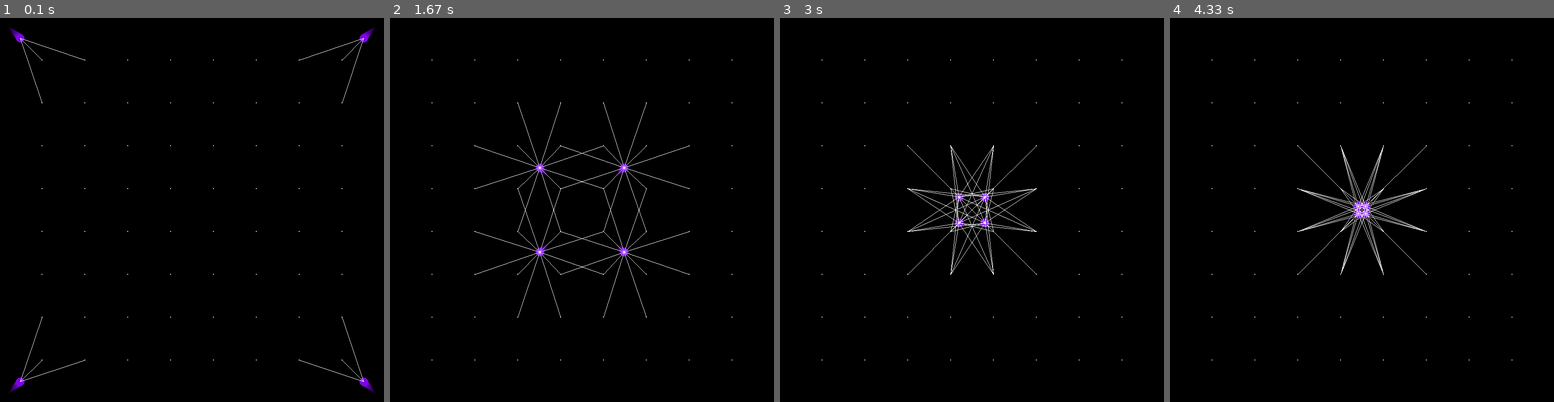
Above: before the commit, frames 1-4 (left to right).
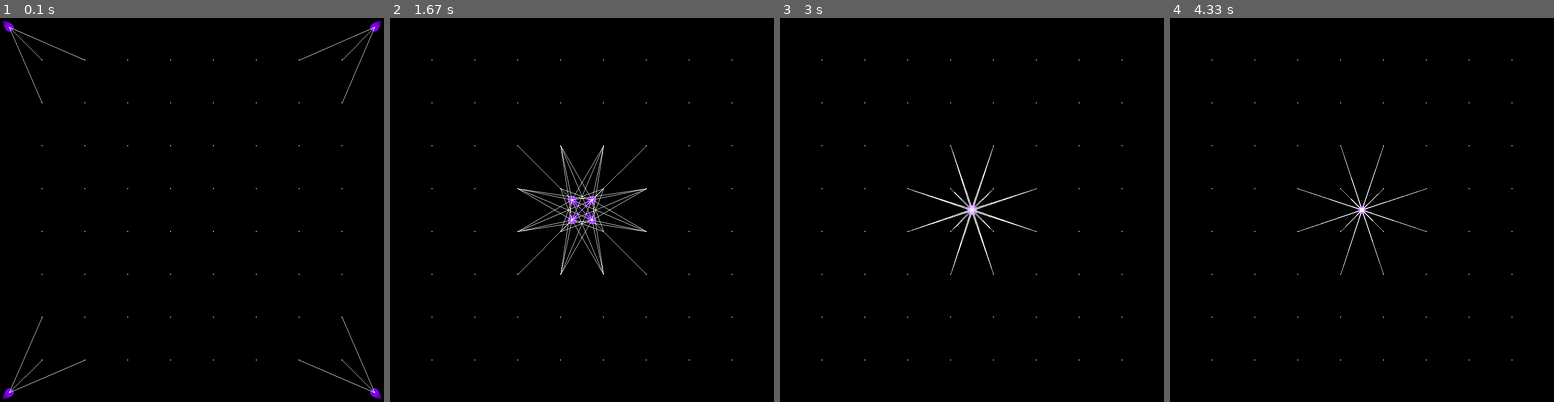
Above: after the commit, the same moments.

Repository: cdcformatc/PyPart
Game: pygame game, started from balltest.py
Two runs of this game, one before a commit and one after it. Both use one fixed random seed, a clock stepped at 60 frames per second and the inputs below. The source is Python 2; it was converted automatically to run under Python 3.
Inputs:
- Up to frame 1 (0.1 s): no input
- Up to frame 2 (1.67 s): no input
- Up to frame 3 (3 s): no input
- Up to frame 4 (4.33 s): no input

The runs differ from the first frame. In frame 1, 0.8% of the frame differs, in the area x 0-100%, y 0-100%; in frame 2, 1.6%, in the area x 22-78%, y 22-78%; in frame 3, 1.2%; in frame 4, 0.9%.

Commit message:
Fix jitter when balls are supposed to be still

Diff:
--- a/Particle.py
+++ b/Particle.py
@@ -58,6 +58,7 @@
         speed = self.speed.get_length()
         if speed > self.max_speed:
             self.speed *= self.max_speed / speed
+
         if(round(self.speed[0], ZERO_THRESHOLD) == 0):
             self.speed[0] = 0
 
@@ -87,6 +88,7 @@
         self.apply_gravity()
 
         oldcenter = (self.x, self.y)
+
         self.x += self.speed[0]
         self.y += self.speed[1]
         self.rect.center = (self.x, self.y)
@@ -204,24 +206,25 @@
         x_accel = 0
         y_accel = 0
 
-        #am i to the right of target?
-        if self.x > target_x:
-            #go left
-            x_accel =- accel[0]
-
-        #am i to the left of target?
-        elif self.x < target_x:
-            #go right
-            x_accel =+ accel[0]
-
-        #am i underneath target?
-        if self.y > target_y:
-            #go up
-            y_accel =- accel[1]
-        #am i above target?
-        elif self.y < target_y:
-            #go up
-            y_accel =+ accel[1]
+        if (self.x - target_x)**2 + (self.y - target_y)**2 > 1:
+            #am i to the right of target?
+            if self.x > target_x:
+                #go left
+                x_accel =- accel[0]
+
+            #am i to the left of target?
+            elif self.x < target_x:
+                #go right
+                x_accel =+ accel[0]
+
+            #am i underneath target?
+            if self.y > target_y:
+                #go up
+                y_accel =- accel[1]
+            #am i above target?
+            elif self.y < target_y:
+                #go up
+                y_accel =+ accel[1]
 
         self.speed += [x_accel, y_accel]
 
--- a/balltest.py
+++ b/balltest.py
@@ -14,7 +14,7 @@
 PLAYER_LIVES = 5
 
 #physics settings
-FRICTION_COEFFICIENT = .995
+FRICTION_COEFFICIENT = .980
 GRAVITY = 0
 KEY_ACCEL = 0.325,0.325
 MAX_SPEED = 15
@@ -63,7 +63,7 @@
             # ball.move_keyboard(pygame.key.get_pressed(),KEY_ACCEL)
             # ball.move_mouse(50/FRAME_RATE)
             ball.movetowards((450,450),KEY_ACCEL)
-            ball.move()
+            # ball.move()
             ball.draw(screen)
 
         for dot in grid:
